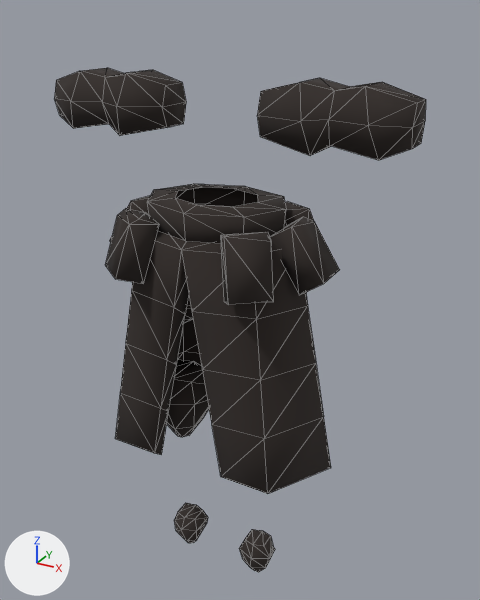
The glTF model assets/models/character/marine/grave_empty_skeleton.glb, before and after one commit.
One viewpoint serves both versions: a camera (50 mm lens) standing at (3.78, -6.37, 7.55) and looking at (0.14, 0.25, 4.24). The axes (+X, +Y, +Z) are drawn at lower left. The lights are the same throughout. The older version comes first. Mesh edges are drawn as thin lines. Vertices at exactly the same position are counted once.

In view in the first picture: 'Cube.066', 'scythe_marine_belt', 'scythe_marine_kilt', 'scythe_marine_upper_arm', 'scythe_marine_upper_arm.001', 'scythe_marine_upper_arm.002', 'scythe_marine_upper_arm.003'.
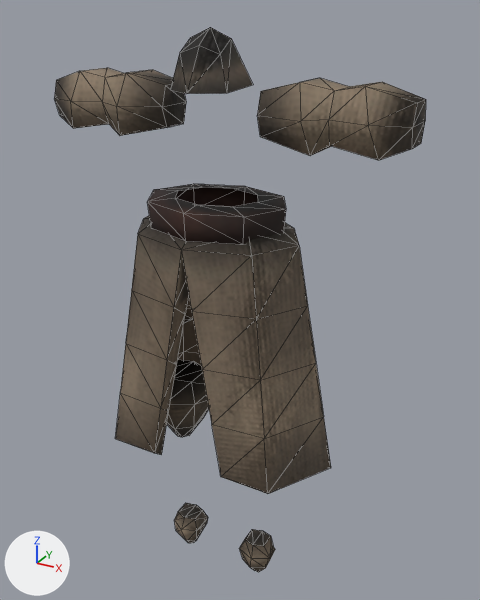
Location of each change, [x1, y1, x2, y2] in pixels of the pictures (480 x 600 px):
'scythe_marine_kilt', surface changed (dark grey to brown)
    both: [115, 225, 331, 494]
'scythe_marine_upper_arm', surface changed (lighter)
    both: [56, 68, 423, 160]
'Cube.066', deleted
    before: [105, 195, 340, 305]
'scythe_marine_neck_cloth', added
    after: [170, 27, 253, 94]
'scythe_marine_upper_arm.002', surface changed
    both: [167, 359, 209, 429]
'scythe_marine_upper_arm.003', surface changed
    both: [174, 503, 275, 572]
'scythe_marine_upper_arm.001', surface changed
    both: [184, 295, 193, 323]
part 1 of me_cylinder_005, surface changed (black to brown)
    before: [115, 225, 331, 494]
    after: [115, 216, 331, 494]
part 2 of me_cube_107, surface changed
    both: [167, 359, 209, 431]
part 3 of me_cube_084, surface changed (lighter)
    both: [58, 68, 422, 160]

Patch to the scene script:
```diff
--- a/assets/models/character/marine/grave_empty_skeleton.glb.py
+++ b/assets/models/character/marine/grave_empty_skeleton.glb.py
@@ img_scythe_marine_normal @@
+img_scythe_marine_normal = load_image('scythe_marine_normal', '_unpacked/scythe_marine_normal', 1024, 1024, 'Non-Color')
@@ img_scythe_marine @@
+img_scythe_marine = load_image('scythe_marine', '_unpacked/scythe_marine', 1024, 1024, 'sRGB')
@@ mat_scythe_marine_leather @@
 n0 = _N.new('ShaderNodeBsdfPrincipled'); n0.name = 'Principled BSDF'
-n0.inputs[0].default_value = (0.0327, 0.0243, 0.021, 1.0)  # 'Base Color', dark grey #332b28
-n0.inputs[2].default_value = 1.0  # 'Roughness'
+n0.inputs[2].default_value = 0.874  # 'Roughness'
 n1 = _N.new('ShaderNodeOutputMaterial'); n1.name = 'Material Output'
+n2 = _N.new('ShaderNodeTexImage'); n2.name = 'Image Texture'
+n2.image = img_scythe_marine
+n3 = _N.new('ShaderNodeNormalMap'); n3.name = 'Normal Map'
+n3.uv_map = 'UVMap'
+n4 = _N.new('ShaderNodeTexImage'); n4.name = 'Image Texture.001'
+n4.image = img_scythe_marine_normal
 _L.new(n0.outputs[0], n1.inputs[0])  # 'BSDF' to 'Surface'
+_L.new(n2.outputs[0], n0.inputs[0])  # 'Color' to 'Base Color'
+_L.new(n3.outputs[0], n0.inputs[5])  # 'Normal' to 'Normal'
+_L.new(n4.outputs[0], n3.inputs[1])  # 'Color' to 'Color'
@@ me_cylinder_005 @@
 me_cylinder_005.from_pydata(...)  # 96 vertices, 176 faces; spans x -1.56..1.56, y -0.85..0.97, z 2.32..5.35
 # used by ob_scythe_marine_kilt; location = (0.0, 0.0, 0.0)
+# me_cylinder_005 part 1: texture (UV) coordinates of 176 of 176 faces, centred in x -1.37..1.37, y -0.82..0.85, z 2.36..5.3, changed; they spanned u 0.0..0.38, v 0.0..1.0 and now span u 0.39..0.62, v 0.79..1.0
 me_cylinder_005.materials.append(mat_scythe_marine_leather)
@@ me_cube_084 @@
 me_cube_084.from_pydata(...)  # 60 vertices, 112 faces; spans x -2.17..2.17, y -0.32..0.4, z 6.21..6.9
 # used by ob_scythe_marine_upper_arm; location = (0.0, 0.0, 0.0)
+# me_cube_084 part 3: texture (UV) coordinates of 112 of 112 faces, centred in x -2.17..2.17, y -0.26..0.34, z 6.24..6.88, changed; they spanned u 0.12..0.88, v 0.0..1.0 and now span u 0.39..0.46, v 0.71..0.8
 me_cube_084.materials.append(mat_scythe_marine_leather)
@@ me_cube_107 @@
 me_cube_107.from_pydata(...)  # 48 vertices, 80 faces; spans x -0.97..0.97, y -0.45..0.36, z 2.19..3.22
 # used by ob_scythe_marine_upper_arm_002; location = (0.0, 0.0, 0.0)
+# me_cube_107 part 2: texture (UV) coordinates of 80 of 80 faces, centred in x -0.9..0.9, y -0.38..0.32, z 2.3..3.22, changed; they spanned u 0.12..0.88, v 0.25..1.0 and now span u 0.46..0.52, v 0.81..0.88
 me_cube_107.materials.append(mat_scythe_marine_leather)
@@ me_cube_001 @@
+me_cube_001.from_pydata(...)  # 11 vertices, 12 faces; spans x -0.481..0.481, y -0.595..-0.101, z 6.774..7.374
+me_cube_001.materials.append(mat_scythe_marine_leather)
@@ ob_cube_066 @@
-ob_cube_066 = bpy.data.objects.new('Cube.066', me_cube_085)
-ob_cube_066.location = (0.0, 0.0, 0.0)
@@ ob_scythe_marine_neck_cloth @@
+ob_scythe_marine_neck_cloth = bpy.data.objects.new('scythe_marine_neck_cloth', me_cube_001)
+ob_scythe_marine_neck_cloth.location = (0.0, 0.0, 0.0)
```
